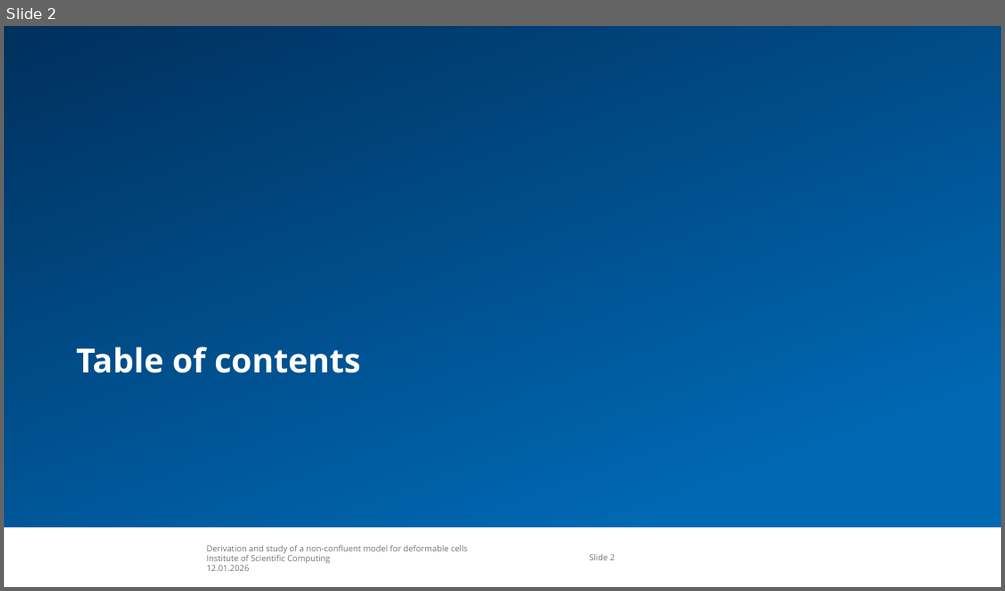
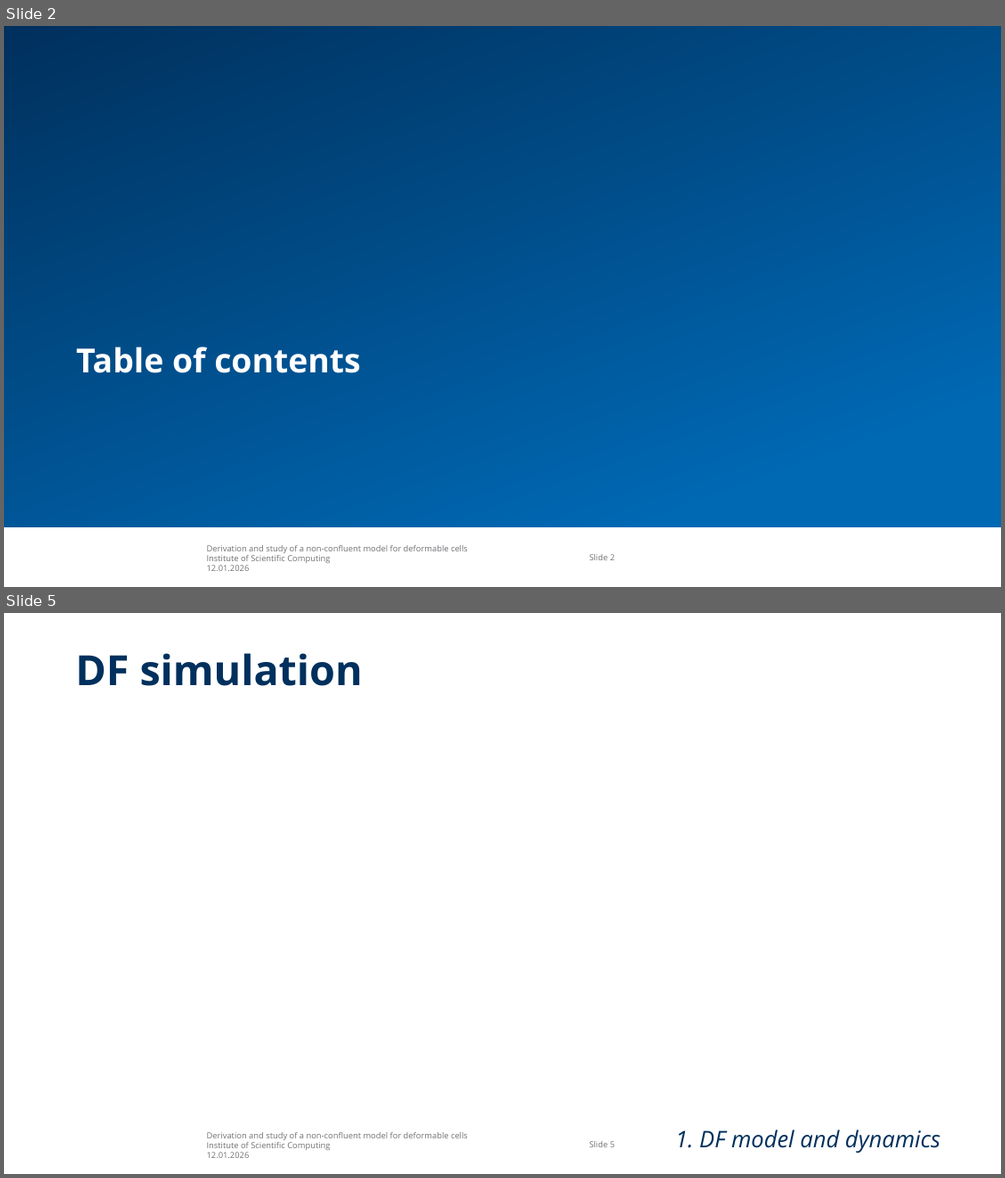
Before and after one commit to tivo476c/FlexibleCellModel, a slide deck: verteidigung.pptx. Shown one above the other, each under a label of ours: slide 2 before the commit, slides 2 and 5 after it; the slides between them are not shown. The pictures are 1005x591 and 1005x1178 pixels, drawn with LibreOffice and Linux fonts; fonts in the diff are those of the drawing; grey boxes stand for pictures; background and template pictures are left out. Boxes give left, top, right and bottom in pixels: in the first picture for what was removed or moved away, otherwise in the second. Text is boxed around its words. In the diff, an @@ line names an element or a change of style, - is before the commit and + after.

```diff
--- a/verteidigung.pptx
+++ b/verteidigung.pptx
@@ slide 5 added at box(4, 613, 1001, 1174), background #FFFFFF; not listed: 2 template elements that a slide beside it also shows @@
@@ text added at box(75, 653, 363, 686), 40 pt, text #00305D, bold @@
+DF simulation
@@ title added at box(675, 1129, 940, 1152), 22 pt, text #00305D, italic @@
+1. DF model and dynamics
```
Also in this commit, not shown: 19 other slides added, 1 slide removed, 3 other files.
